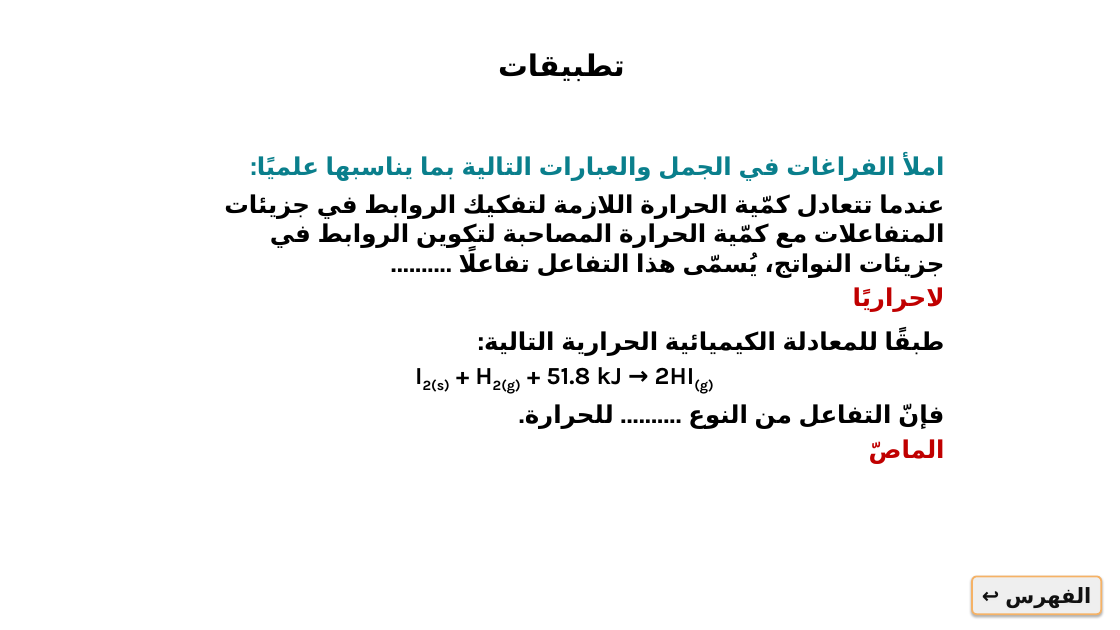
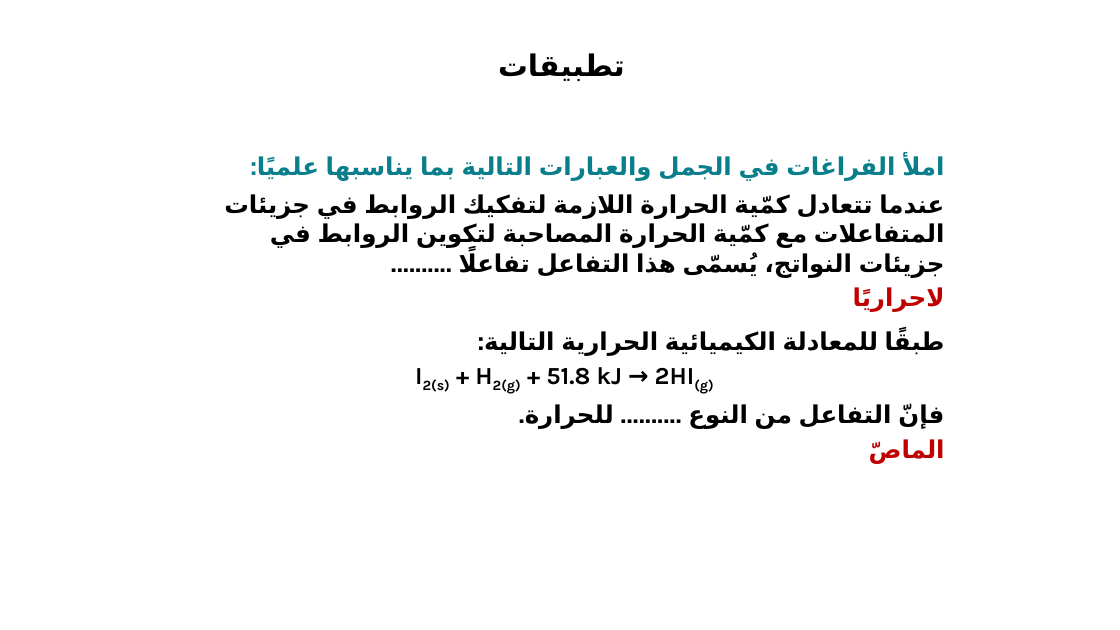
Before and after one commit to eanwarauto/Project-1, a slide deck: slide 16 of الكيمياء_الحرارية_الدرس_1-1.pptx (slide 17 before the commit). Drawn at 1120x630 pixels with LibreOffice and Linux fonts; fonts in the diff are those of the drawing; background and template pictures are left out. Boxes give left, top, right and bottom in pixels: in the first picture for what was removed or moved away, otherwise in the second. Text is boxed around its words. In the diff, an @@ line names an element or a change of style, - is before the commit and + after.

```diff
--- a/الكيمياء_الحرارية_الدرس_1-1.pptx
+++ b/الكيمياء_الحرارية_الدرس_1-1.pptx
@@ rounded rectangle removed at [972, 576, 1101, 614] @@
-الفهرس ↩
```
Also in this commit, not shown: 4 other slides changed, 1 slide removed, 2 other files.
